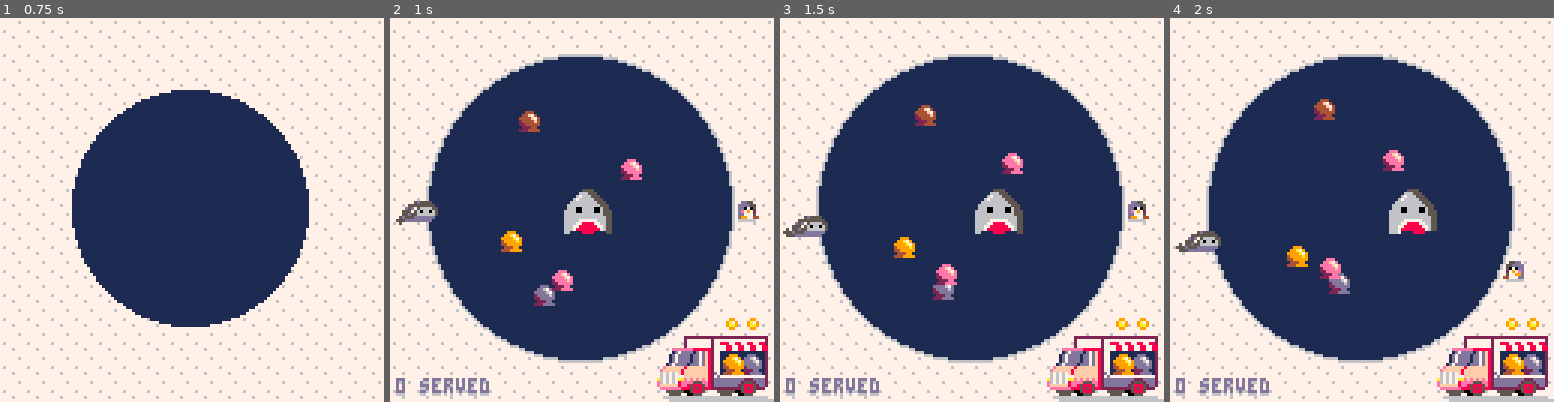
Above: before the commit, frames 1-4 (left to right).
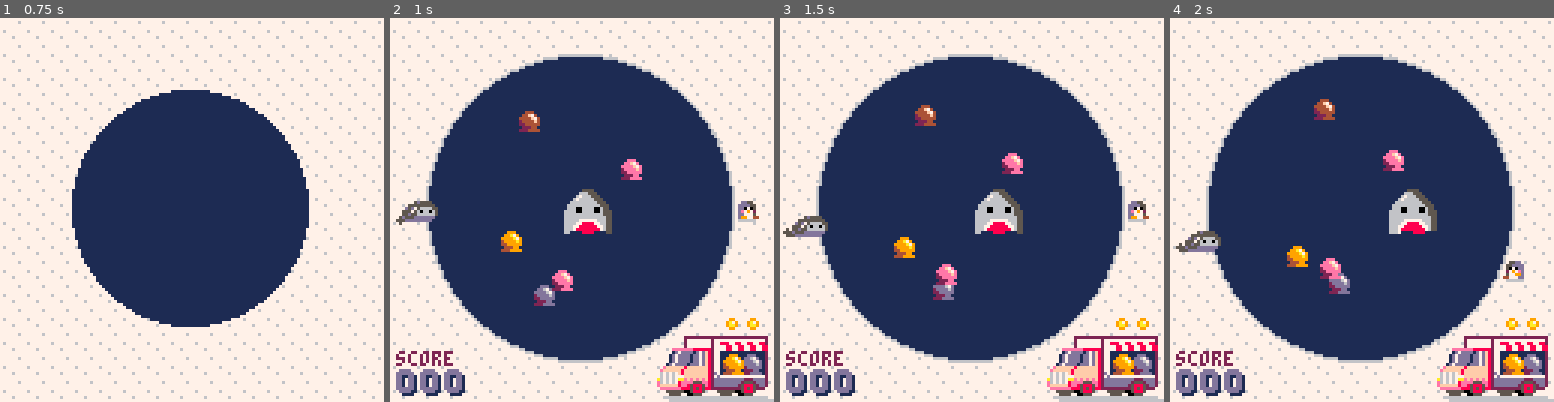
Above: after the commit, the same moments.

Repository: phwebi/loop-n-scoop
Game: PICO-8 cartridge not_frogger.p8
Same seed, same stepped clock (60 frames per second), same inputs: the game is played once before the commit and once after it.
Inputs:
- Up to frame 1 (0.75 s): tap X (X key) at 0.33 s; tap O (Z key) at 0.7 s
- Up to frame 2 (1 s): no input
- Up to frame 3 (1.5 s): tap X (X key) at 1.07 s
- Up to frame 4 (2 s): hold Right from 1.6 s (still down); tap O (Z key) at 1.7 s; tap X (X key) at 1.85 s

Frame 1 is identical in both runs. In frame 2, 1.3% of the frame differs, in the area x 1-26%, y 86-99%; in frame 3, 1.3%; in frame 4, 1.3%.

Commit message:
high scores

Diff:
--- a/not_frogger.p8
+++ b/not_frogger.p8
@@ -139,7 +139,7 @@
 
   -- best
   local str="best: "..best
-  printo(str,128-#str*4-1,min(2,-50+t),7,13)
+  printo(str,3,max(120,160-t),7,13)
 
   -- exit wipe
   if (wipe>0) then
@@ -166,6 +166,9 @@
 
 -- play state
 function init_play()
+  t = 0
+  broke_high = false
+
   p = {
     state = moving,
     aim_speed = aim_speed,
@@ -177,12 +180,6 @@
     score = 0,
   }
   p.x, p.y = ang_to_pl_coord(0)
-
-  -- draw black pixels
-  palt(0, false)
-
-  -- don't draw light blue pixels
-  palt(SPRITE_TRANSPARENT_COLOR, true)
 
   orders = {}
   floaters = {}
@@ -487,6 +484,7 @@
 end
 
 function update_play()
+  t+=1
   if (p.state == moving) then
     handle_player_movement()
     if btnp(btn_z) then setup_aim() end -- press z to aim
@@ -527,6 +525,12 @@
   if #pickups < 5 then
     add_pickup()
   end
+
+  if p.score > best then
+    broke_high = true
+
+    if p.state == dead then dset(0,p.score) end
+  end
 end
 
 function draw_actor(a)
@@ -559,6 +563,12 @@
 end
 
 function draw_play()
+  -- draw black pixels
+  palt(0, false)
+
+  -- don't draw light blue pixels
+  palt(SPRITE_TRANSPARENT_COLOR, true)
+
   map(0,0,0,0,16,16)
   circfill(circ_orig,circ_orig,circ_r,1)
   circ(circ_orig, circ_orig, circ_r, 6)
@@ -578,8 +588,22 @@
 
   foreach(orders, draw_order)
 
-  print(p.score .. ' served', 2, 121, 6)
-  print(p.score .. ' served', 2, 120, 13)
+  -- print(p.score .. ' served', 2, 121, 6)
+  -- print(p.score .. ' served', 2, 120, 13)
+
+  print("score",2,111,2)
+  local d1=flr(p.score/100)
+  local d2=flr((p.score-d1*100)/10)
+  local d3=p.score-d2*10-d1*100
+  pal(0,1)
+  spr(69+d1,3,118)
+  spr(69+d2,3+8,118)
+  spr(69+d3,3+16,118)
+  pal(0,broke_high and (t%16<8 and 7 or 9) or 13)
+  spr(69+d1,2,117)
+  spr(69+d2,2+8,117)
+  spr(69+d3,2+16,117)
+  pal()
 end
 
 play_state = {
@@ -736,14 +760,14 @@
 77777776c7677776cc777776c777776c66677888888776556667788888877655666778888887765500000000000000000000000000b77b0066777765c45550cc
 7766667677767776cc7777767767776666678888888876556667888888887655666788888888765500000000000000000000000000b99b00678888751555001c
 7777777677777776c777777677677776cccc8888cccc765566cccc8888cccc556667cccc8888cccc000000000000000000000000000bb000ccccccccc11111cc
-ccccccccc2222222222222222222222222222ccc0000000000000000000000000000000000000000000000000000000000000000000000000000000000000000
-ccccccccc2777777772777777777777777772ccc0000000000000000000000000000000000000000000000000000000000000000000000000000000000000000
-ccccccccc2777777772778887788778877882ccc0000000000000000000000000000000000000000000000000000000000000000000000000000000000000000
-ccccccccc2777777772777788778877887788ccc0000000000000000000000000000000000000000000000000000000000000000000000000000000000000000
-ccccceeeeeee8888882777788778877887788ccc0000000000000000000000000000000000000000000000000000000000000000000000000000000000000000
-ccccc1d7dddd1d7df82771111111111111112ccc0000000000000000000000000000000000000000000000000000000000000000000000000000000000000000
-cccc1d7dddd1dd7df82771111111111111112ccc0000000000000000000000000000000000000000000000000000000000000000000000000000000000000000
-cccc1d7dddd1dd7df82771111111111111112ccc0000000000000000000000000000000000000000000000000000000000000000000000000000000000000000
+ccccccccc2222222222222222222222222222cccc0000ccccc00ccccc0000cccc0000ccccccc00cc00000cccc0000ccc000000ccc0000cccc0000ccc00000000
+ccccccccc2777777772777777777777777772ccc000000ccc000cccc000000cc000000cc00cc00cc00000ccc00000ccc000000cc000000cc000000cc00000000
+ccccccccc2777777772778887788778877882ccc00cc00cccc00cccc00cc00cc00cc00cc00cc00cc00cccccc00cccccccccc00cc00cc00cc00cc00cc00000000
+ccccccccc2777777772777788778877887788ccc00cc00cccc00ccccccc000ccccc00ccc000000cc00000ccc00000ccccc0000ccc0000ccc000000cc00000000
+ccccceeeeeee8888882777788778877887788ccc00cc00cccc00cccccc000cccccc00ccc000000cc000000cc000000cccc0000ccc0000cccc00000cc00000000
+ccccc1d7dddd1d7df82771111111111111112ccc00cc00cccc00ccccc000cccc00cc00cccccc00cccccc00cc00cc00cccccc00cc00cc00cccccc00cc00000000
+cccc1d7dddd1dd7df82771111111111111112ccc000000ccc0000ccc000000cc000000cccccc00cc000000cc000000cccccc00cc000000ccc00000cc00000000
+cccc1d7dddd1dd7df82771111111111111112cccc0000cccc0000ccc000000ccc0000ccccccc00cc00000cccc0000ccccccc00ccc0000cccc0000ccc00000000
 cccc1d7dddd1dd7df82771111111111111112ccc0000000000000000000000000000000000000000000000000000000000000000000000000000000000000000
 ccc1d7dddd1ddd7df82771111111111111112ccc0000000000000000000000000000000000000000000000000000000000000000000000000000000000000000
 cceffffff8fffffff82771111111111111112ccc0000000000000000000000000000000000000000000000000000000000000000000000000000000000000000
